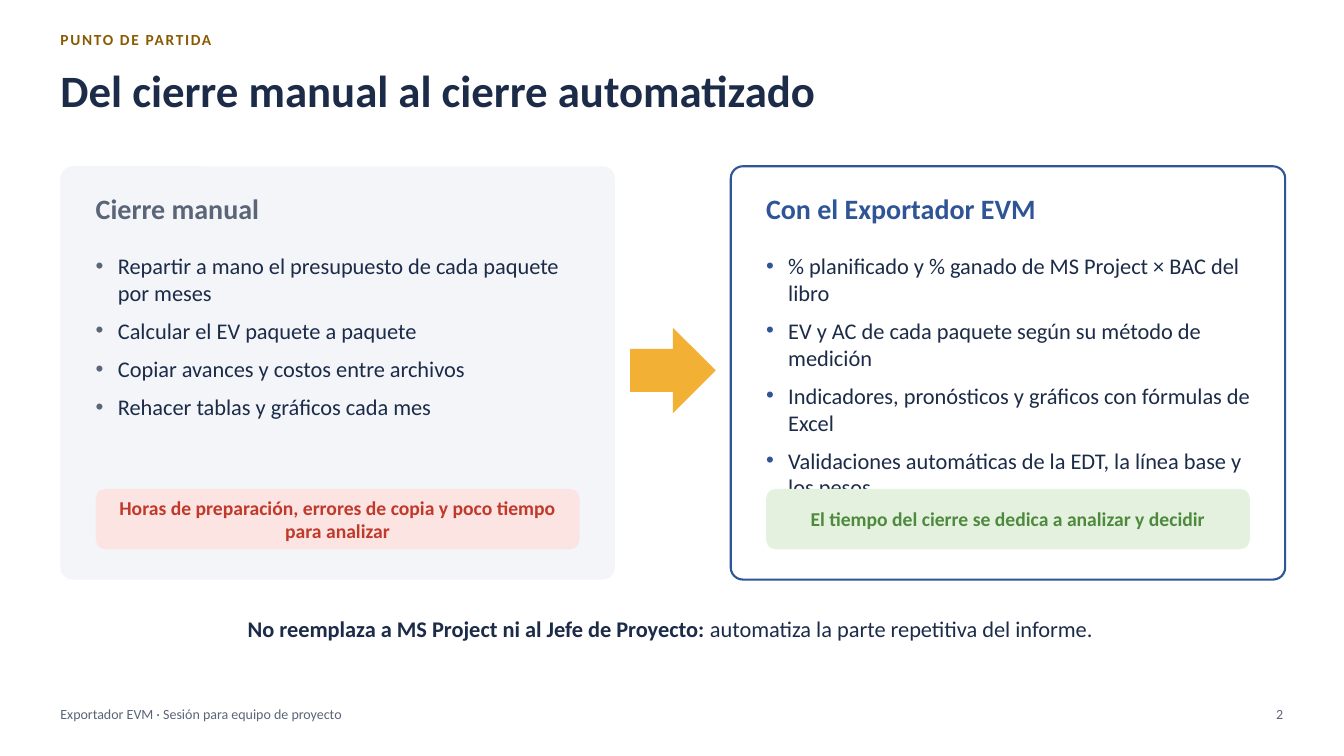
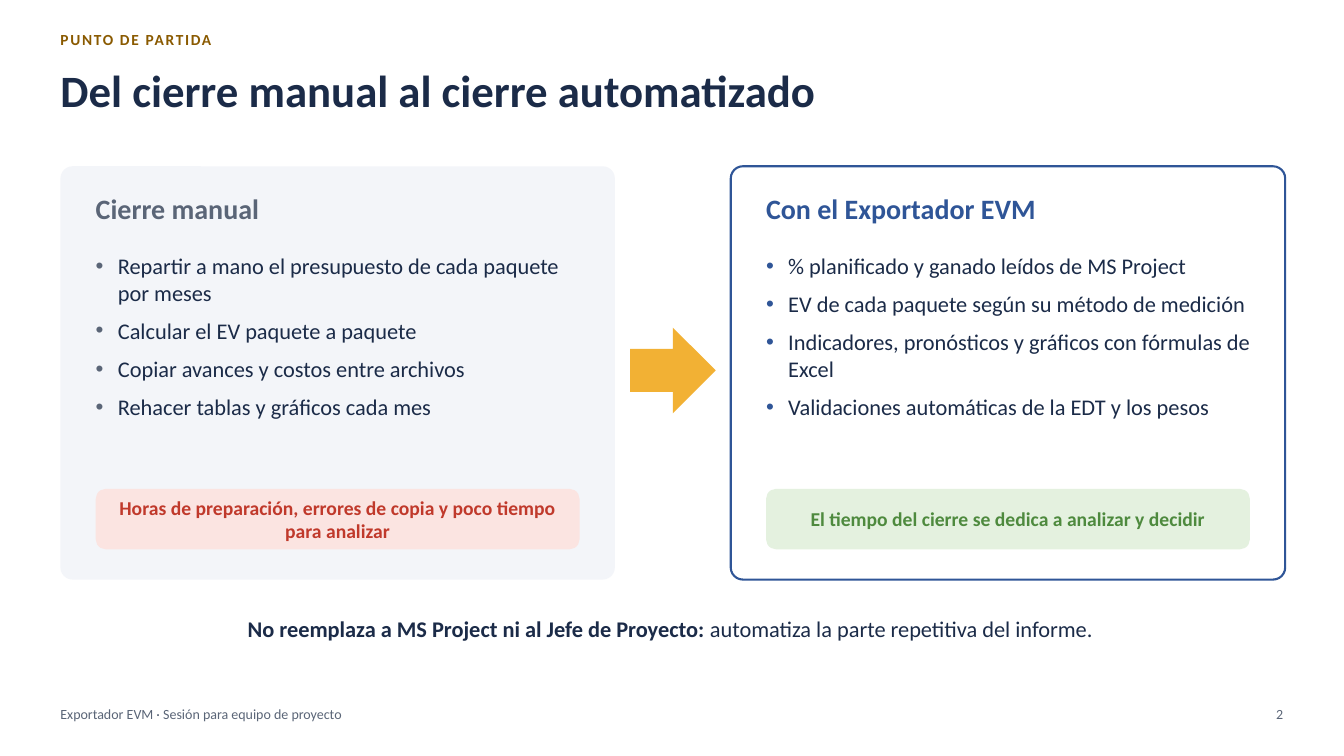
Before and after one commit to MarceloSalazar/evm-automation, a slide deck: slide 2 of docs/presentacion-jefes-de-proyecto.pptx. Drawn at 1344x756 pixels with LibreOffice and Linux fonts; fonts in the diff are those of the drawing. Boxes give left, top, right and bottom in pixels: in the first picture for what was removed or moved away, otherwise in the second. Text is boxed around its words. In the diff, an @@ line names an element or a change of style, - is before the commit and + after.

Commit message:
Presentación: textos que caben en cada diapositiva y ejemplos de multi-empresa generales
- Diapositiva 2: viñetas más cortas (la última quedaba tapada por el recuadro inferior).
- Diapositivas 14, 15, 21 y 28: se restaura el formato de las etiquetas en negrita.
- Diapositivas 13, 16, 25, 27 y 37: textos más cortos o con el formato original.
- PDF exportado de nuevo.
- Multi-empresa, modo porcentaje y README: ejemplos de dos empresas en términos generales.

```diff
--- a/docs/presentacion-jefes-de-proyecto.pptx
+++ b/docs/presentacion-jefes-de-proyecto.pptx
@@ text at box(788, 258, 1245, 316): text changed @@
-• % planificado y % ganado de MS Project × BAC del libro
-• EV y AC de cada paquete según su método de medición
+• % planificado y ganado leídos de MS Project
+• EV de cada paquete según su método de medición
@@ text at box(788, 399, 1209, 419): text changed @@
-• Validaciones automáticas de la EDT, la línea base y los pesos
+• Validaciones automáticas de la EDT y los pesos
```
Also in this commit, not shown: 9 other slides changed, 4 other files.
